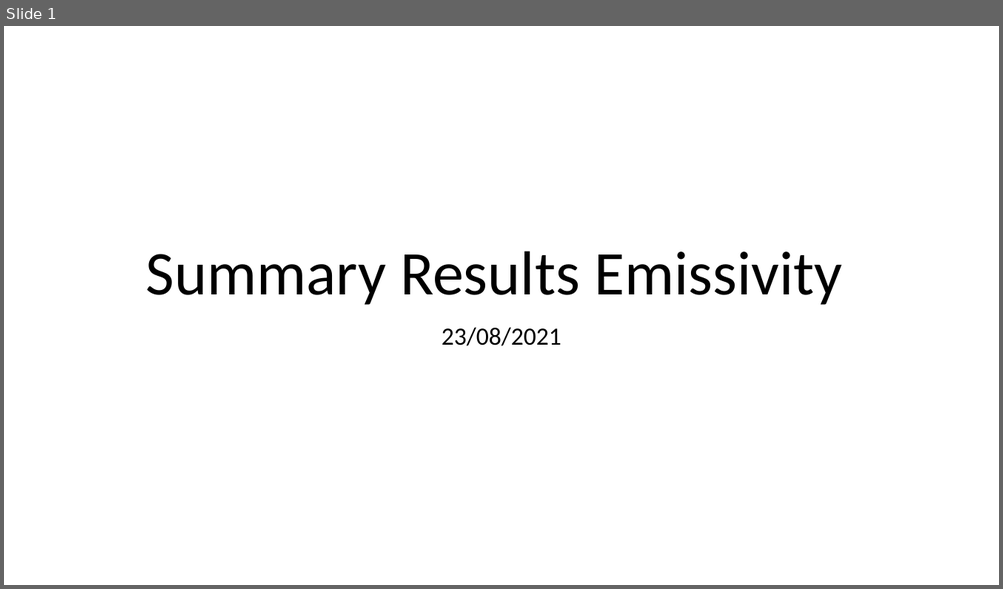
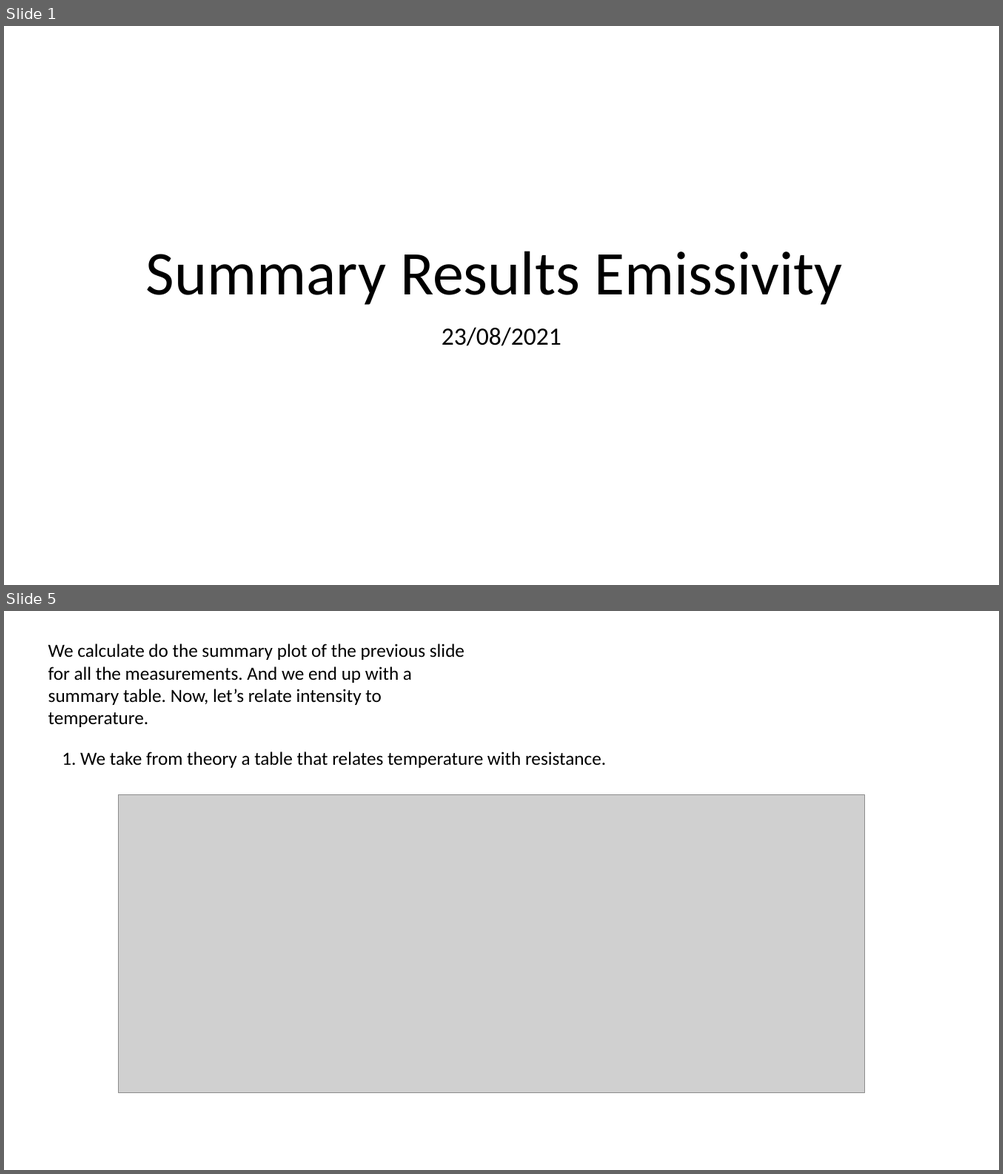
Before and after one commit to navarrof/Emissivity_Stuff, a slide deck: Summary Results Emissivity.pptx. Shown one above the other, each under a label of ours: slide 1 before the commit, slides 1 and 5 after it; the slides between them are not shown. The pictures are 1003x589 and 1003x1174 pixels, drawn with LibreOffice and Linux fonts; fonts in the diff are those of the drawing; grey boxes stand for pictures. Boxes give left, top, right and bottom in pixels: in the first picture for what was removed or moved away, otherwise in the second. Text is boxed around its words. In the diff, an @@ line names an element or a change of style, - is before the commit and + after.

```diff
--- a/Summary Results Emissivity.pptx
+++ b/Summary Results Emissivity.pptx
@@ slide 5 added at (4, 611, 999, 1170), background #FFFFFF @@
@@ text added at (48, 644, 464, 727), 18 pt, text #000000 @@
+We calculate do the summary plot of the previous slide for all the measurements. And we end up with a summary table. Now, let’s relate intensity to temperature.
@@ text added at (62, 752, 606, 768), 18 pt, text #000000 @@
+1. We take from theory a table that relates temperature with resistance.
@@ picture added at (118, 795, 865, 1093) @@
```
Also in this commit, not shown: 2 slides changed, 2 other slides added, 57 other files.
